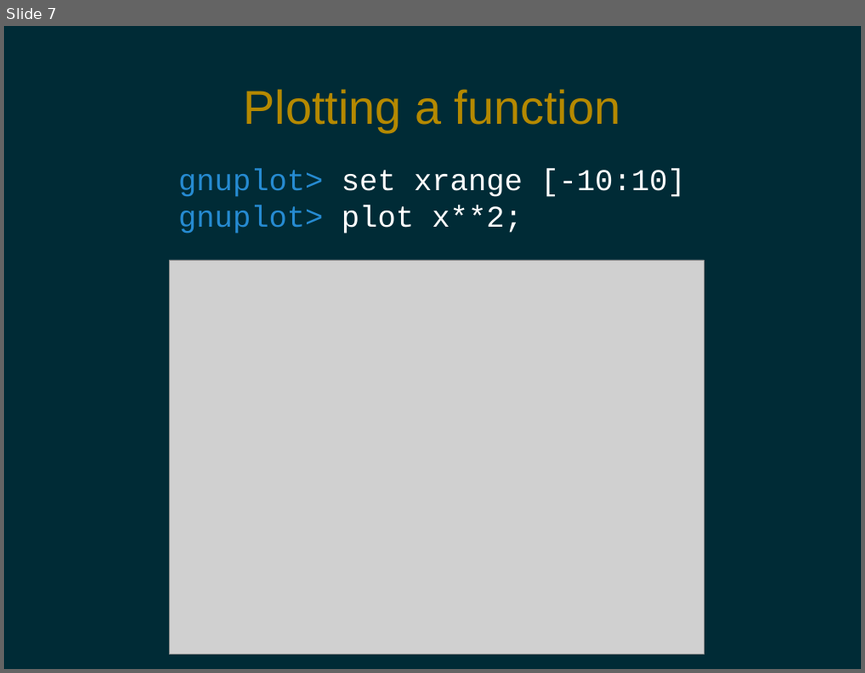
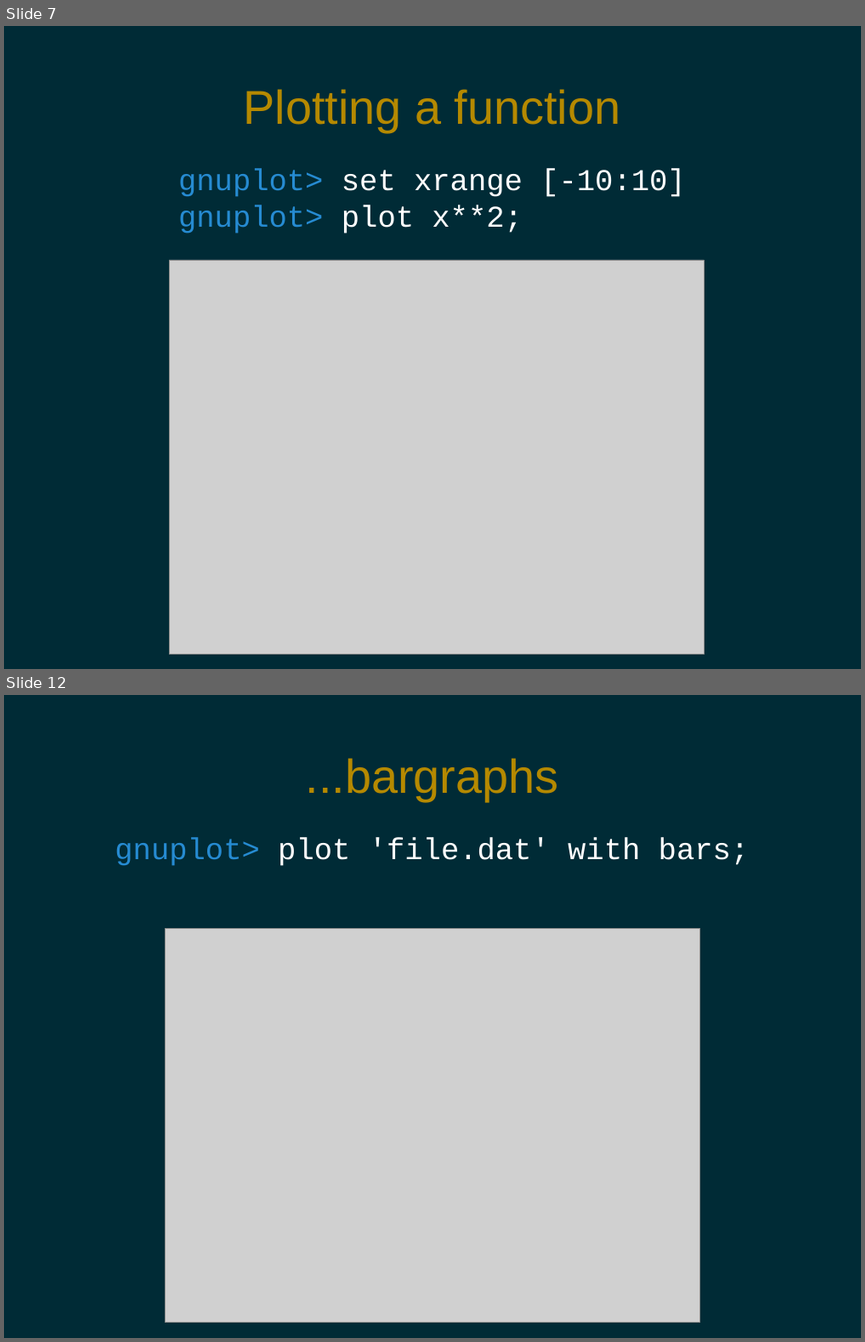
Before and after one commit to pdg137/gnuplot-pres, a slide deck: gnuplot.odp. Shown one above the other, each under a label of ours: slide 7 before the commit, slides 7 and 12 after it; the slides between them are not shown. The pictures are 865x673 and 865x1342 pixels, drawn with LibreOffice and Linux fonts; fonts in the diff are those of the drawing; grey boxes stand for pictures. Boxes give left, top, right and bottom in pixels: in the first picture for what was removed or moved away, otherwise in the second. Text is boxed around its words. In the diff, an @@ line names an element or a change of style, - is before the commit and + after.

```diff
--- a/gnuplot.odp
+++ b/gnuplot.odp
@@ slide 12 added at (4,695,861,1338), background #002B36 @@
@@ title added at (306,758,559,801), 44 pt, text #B58900 @@
+...bargraphs
@@ text added at (114,838,749,866), 28 pt, text #FFFFFF @@
+gnuplot> plot 'file.dat' with bars;
@@ picture added at (165,928,699,1322) @@
```
Also in this commit, not shown: 1 slide changed, 4 other slides added.
